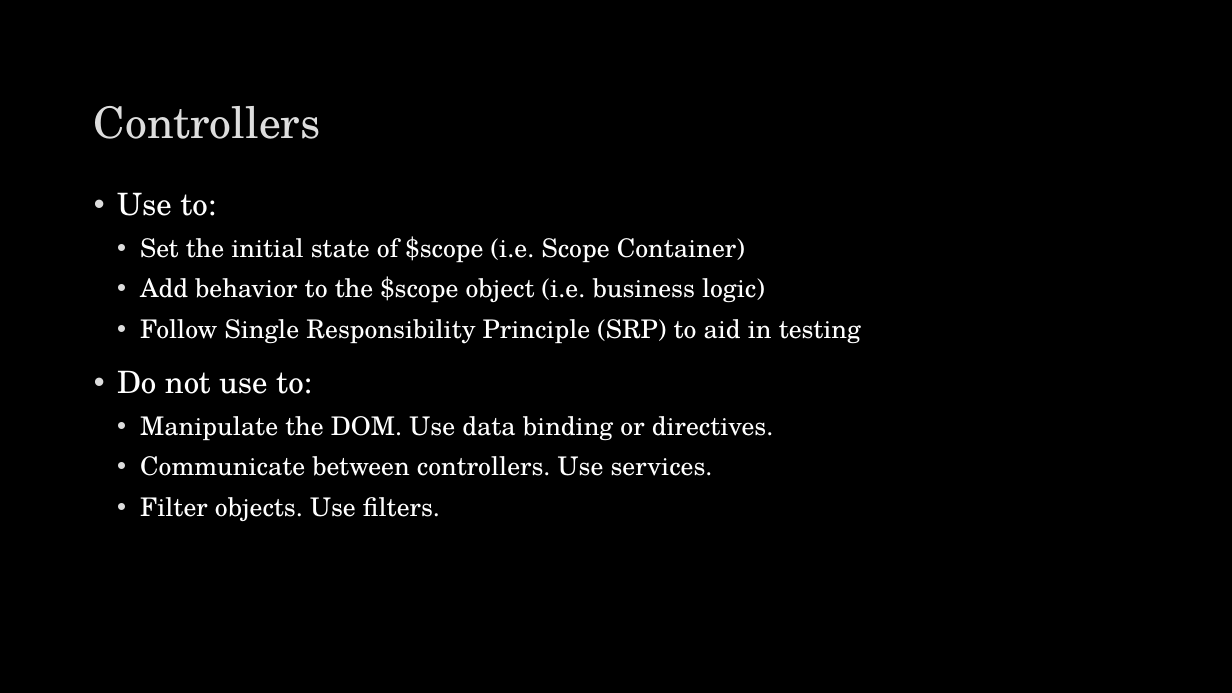
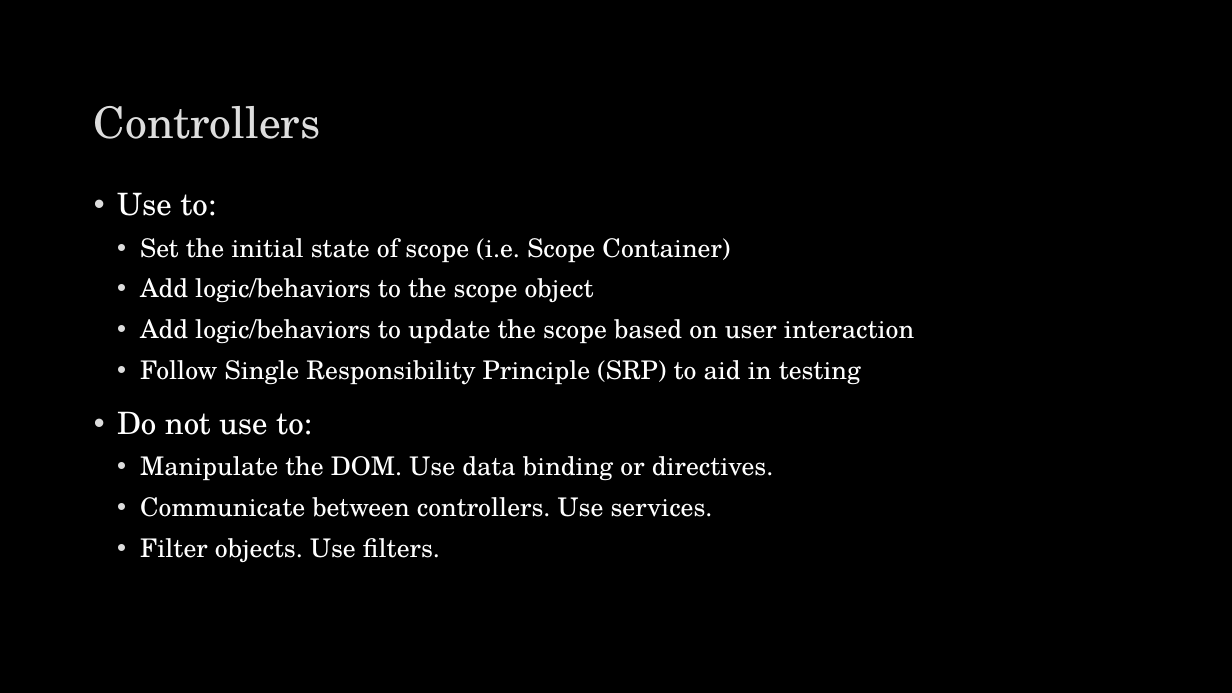
Before and after one commit to spietrek/SharePointCincy2015, a slide deck: slide 17 of Building SPAs in SharePoint Using AngularJS.pptx. Drawn at 1232x693 pixels with LibreOffice and Linux fonts; fonts in the diff are those of the drawing; background and template pictures are left out. Boxes give left, top, right and bottom in pixels: in the first picture for what was removed or moved away, otherwise in the second. Text is boxed around its words. In the diff, an @@ line names an element or a change of style, - is before the commit and + after.

```diff
--- a/Building SPAs in SharePoint Using AngularJS.pptx
+++ b/Building SPAs in SharePoint Using AngularJS.pptx
@@ text at <box>140,238,914,344</box>: text changed @@
-  • Set the initial state of $scope (i.e. Scope Container)
-  • Add behavior to the $scope object (i.e. business logic)
+  • Set the initial state of scope (i.e. Scope Container)
+  • Add logic/behaviors to the scope object
+  • Add logic/behaviors to update the scope based on user interaction
```
Also in this commit, not shown: 8 other slides changed, 2 slides added, 1 slide removed.
